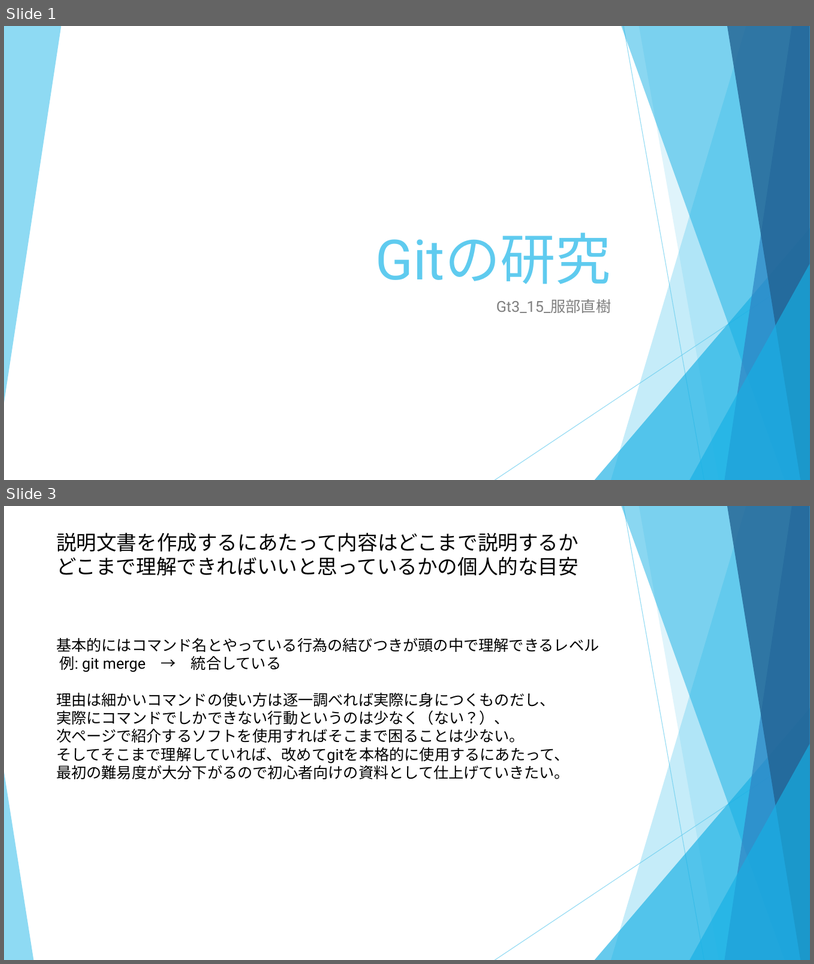
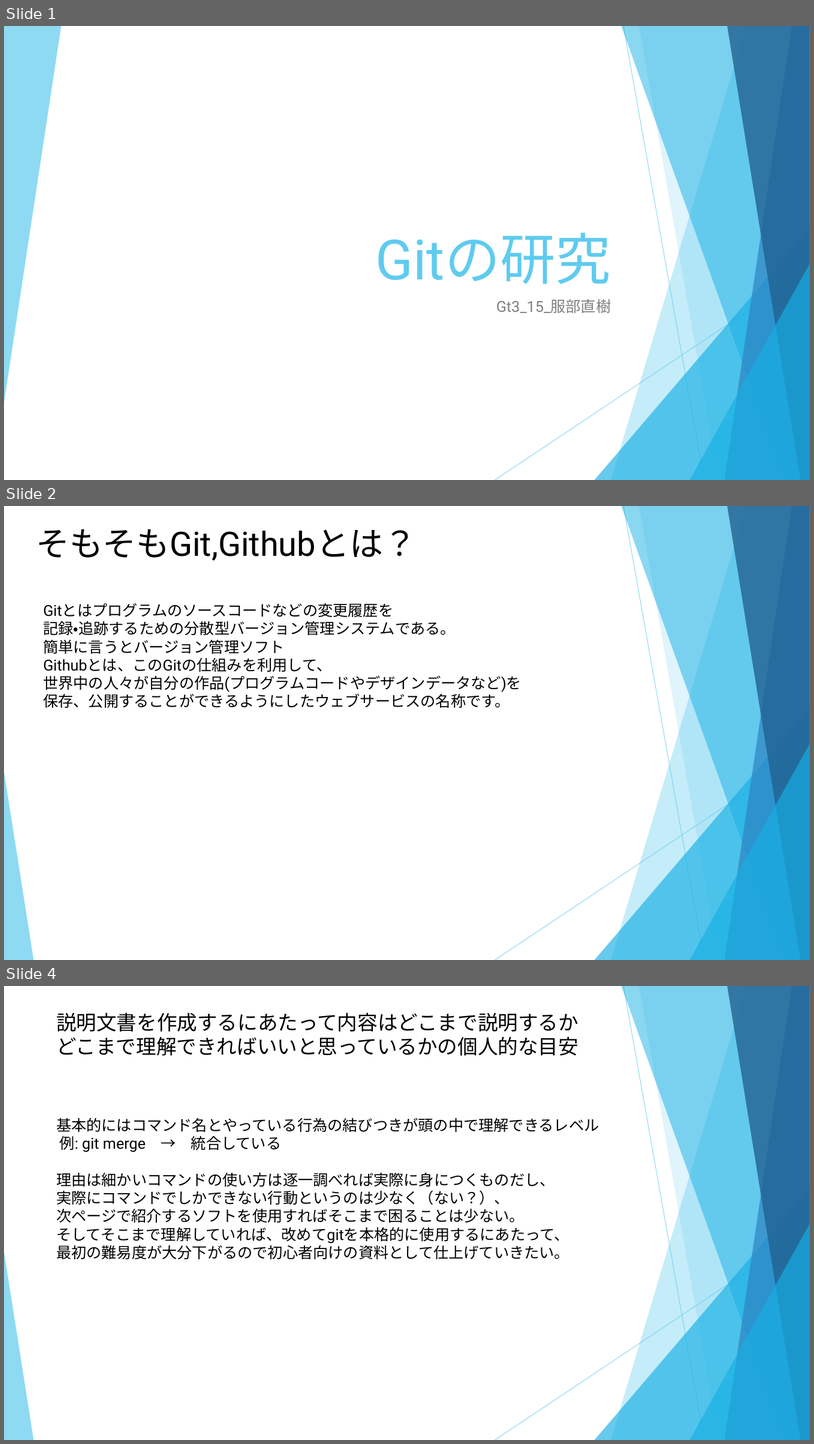
Before and after one commit to HattoriNaoki-t/git_study, a slide deck: 開発概念.pptx. Shown one above the other, each under a label of ours: slides 1 and 3 before the commit, slides 1, 2 and 4 after it; the slides between them are not shown. The pictures are 814x964 and 814x1444 pixels, drawn with LibreOffice and Linux fonts; fonts in the diff are those of the drawing. Boxes give left, top, right and bottom in pixels: in the first picture for what was removed or moved away, otherwise in the second. Text is boxed around its words. In the diff, an @@ line names an element or a change of style, - is before the commit and + after.

```diff
--- a/開発概念.pptx
+++ b/開発概念.pptx
@@ slide 2 added at [4,506,810,960], background #FFFFFF; not listed: 10 template elements that a slide beside it also shows @@
@@ text added at [36,529,417,561], 40 pt, text #000000 @@
+そもそもGit,Githubとは？
@@ text added at [43,603,522,708], 18 pt, text #000000 @@
+Gitとはプログラムのソースコードなどの変更履歴を
+記録・追跡するための分散型バージョン管理システムである。
+簡単に言うとバージョン管理ソフト
+Githubとは、このGitの仕組みを利用して、
+世界中の人々が自分の作品(プログラムコードやデザインデータなど)を
+保存、公開することができるようにしたウェブサービスの名称です。
@@ what was slide 3 is now slide 4 @@
```
Also in this commit, not shown: 1 slide changed.
